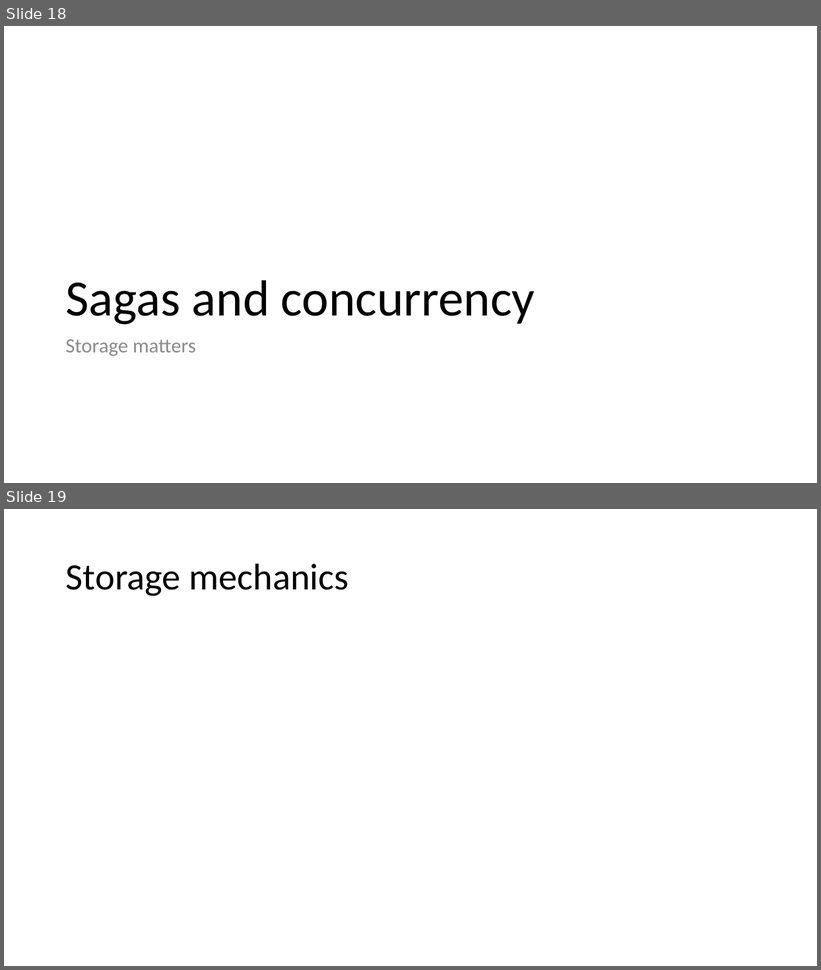
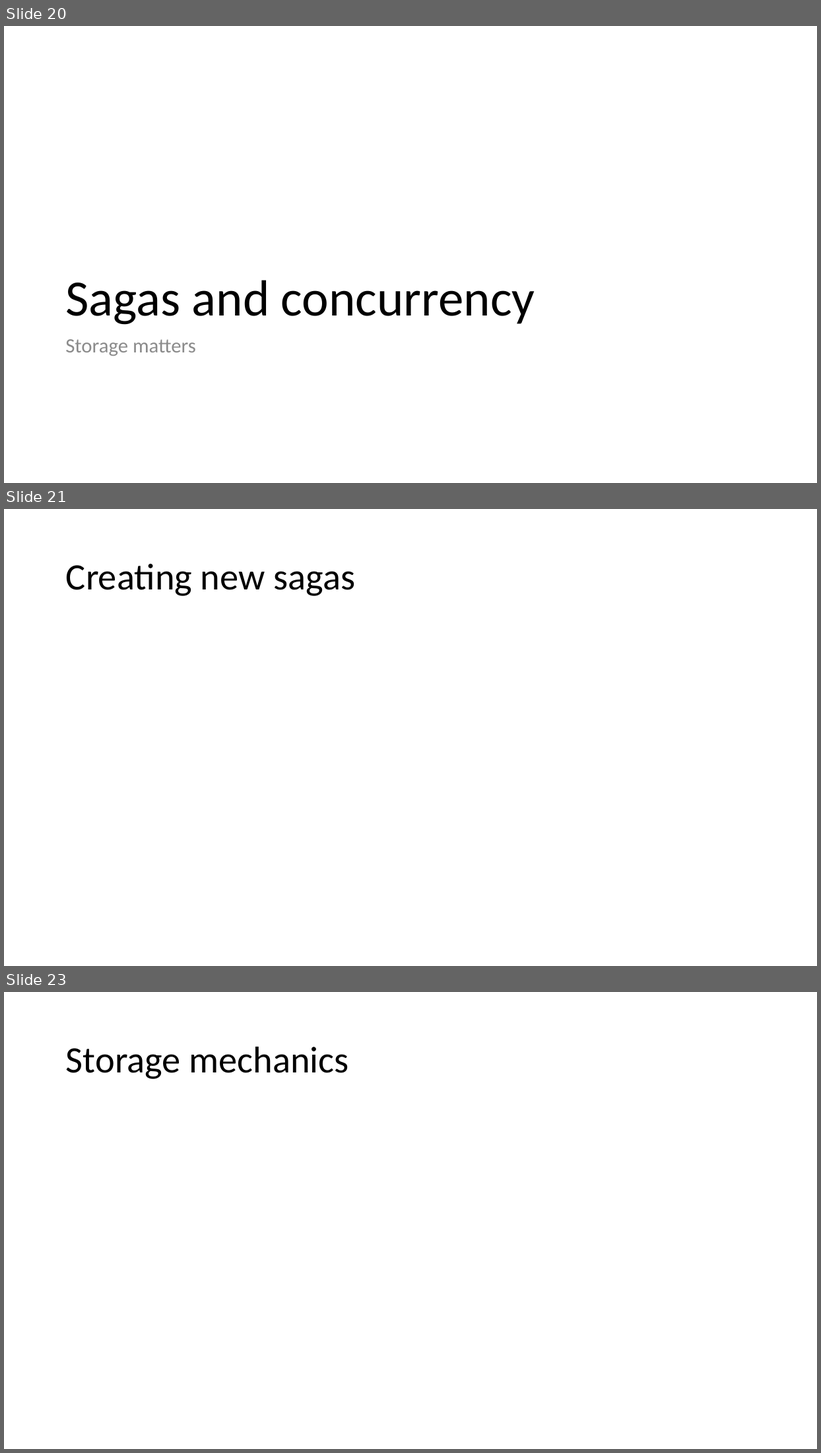
Before and after one commit to Particular/SagaMasterClass, a slide deck: SagaMasterClass.pptx. Shown one above the other, each under a label of ours: slides 18 and 19 before the commit, slides 20, 21 and 23 after it; the slides between them are not shown. The pictures are 821x970 and 821x1453 pixels, drawn with LibreOffice and Linux fonts; fonts in the diff are those of the drawing. Boxes give left, top, right and bottom in pixels: in the first picture for what was removed or moved away, otherwise in the second. Text is boxed around its words. In the diff, an @@ line names an element or a change of style, - is before the commit and + after.

```diff
--- a/SagaMasterClass.pptx
+++ b/SagaMasterClass.pptx
@@ slide 21 added at bbox=[4, 509, 817, 966], background #FFFFFF @@
@@ title added at bbox=[66, 564, 356, 596], 44 pt, text #000000 @@
+Creating new sagas
@@ what was slide 18 is now slide 20 @@
@@ what was slide 19 is now slide 23 @@
```
Also in this commit, not shown: 3 other slides added, 13 other files.
